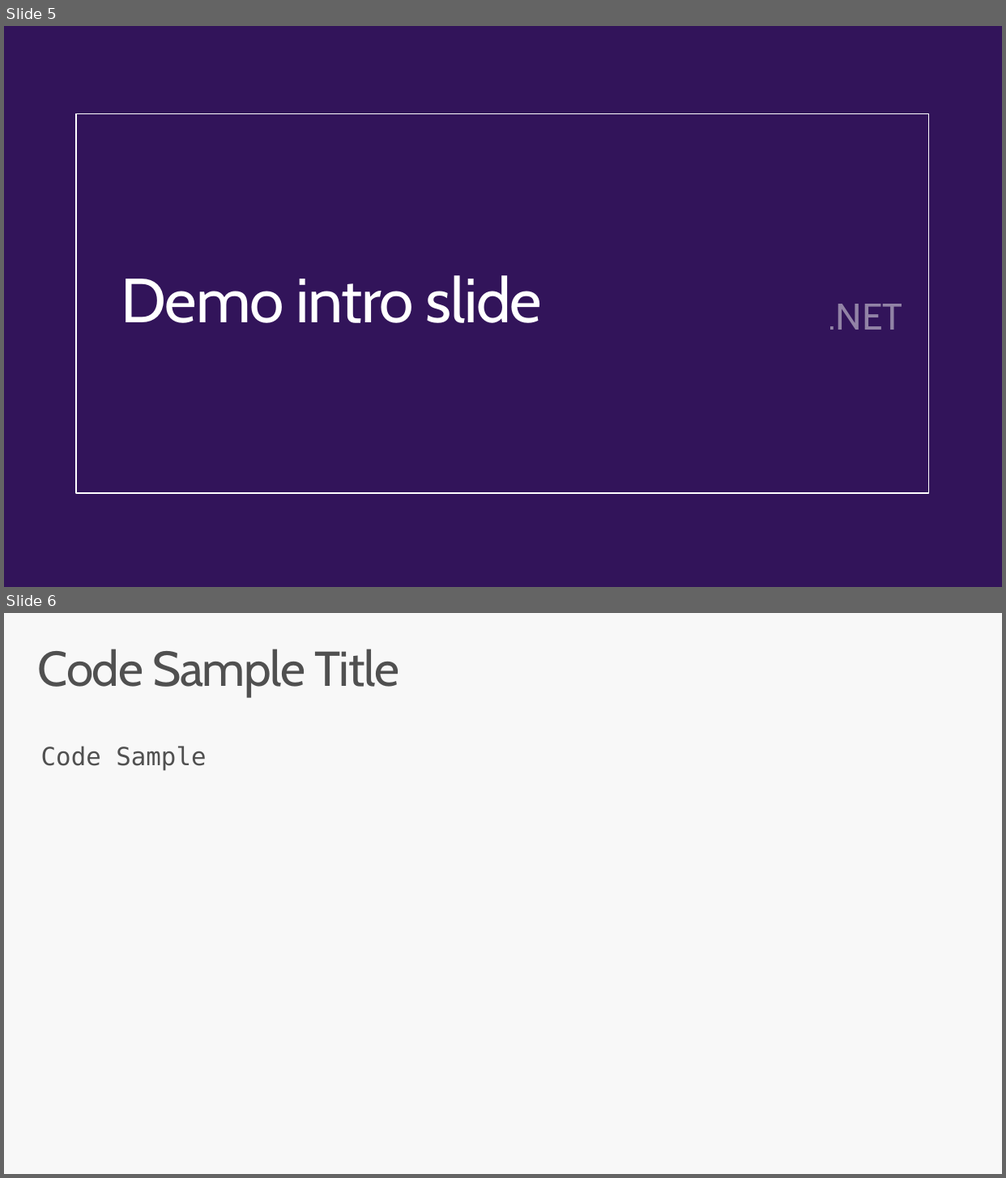
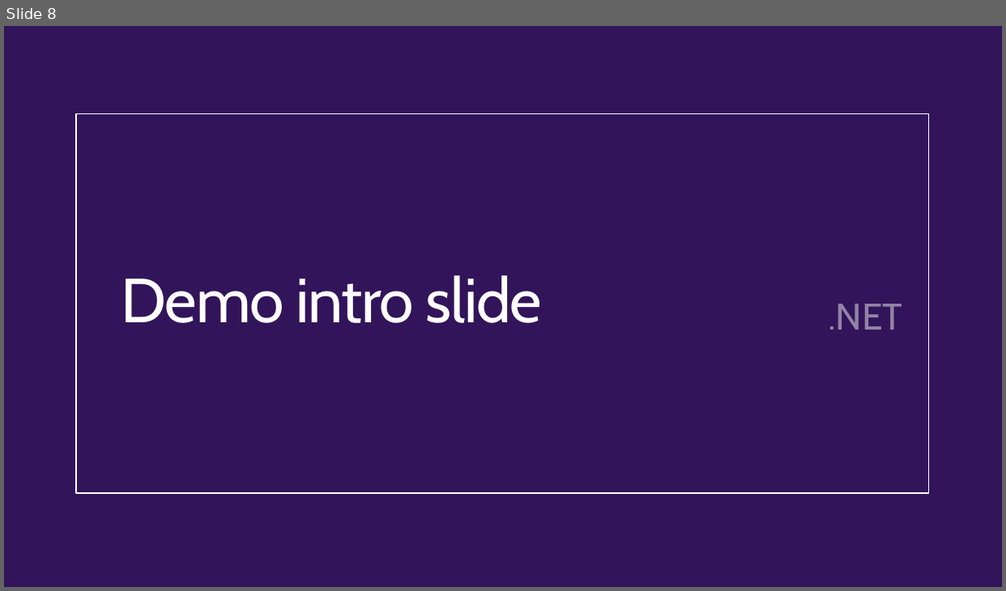
Before and after one commit to CamSoper/have-your-pi, a slide deck: Slides/Have Your Pi and Eat It Too.pptx. Shown one above the other, each under a label of ours: slides 5 and 6 before the commit, slide 8 after it. The pictures are 1006x1178 and 1006x591 pixels, drawn with LibreOffice and Linux fonts; fonts in the diff are those of the drawing; background and template pictures are left out. Boxes give left, top, right and bottom in pixels: in the first picture for what was removed or moved away, otherwise in the second. Text is boxed around its words. In the diff, an @@ line names an element or a change of style, - is before the commit and + after.

```diff
--- a/Slides/Have Your Pi and Eat It Too.pptx
+++ b/Slides/Have Your Pi and Eat It Too.pptx
@@ slide 6 removed at box(4, 613, 1002, 1174), background #F8F8F8 @@
@@ title removed at box(38, 649, 399, 696) @@
-Code Sample Title
@@ text removed at box(41, 746, 206, 771) @@
-Code Sample
@@ what was slide 5 is now slide 8 @@
```
Also in this commit, not shown: 1 slide changed, 5 slides added, 1 other slide removed, 11 other files.
